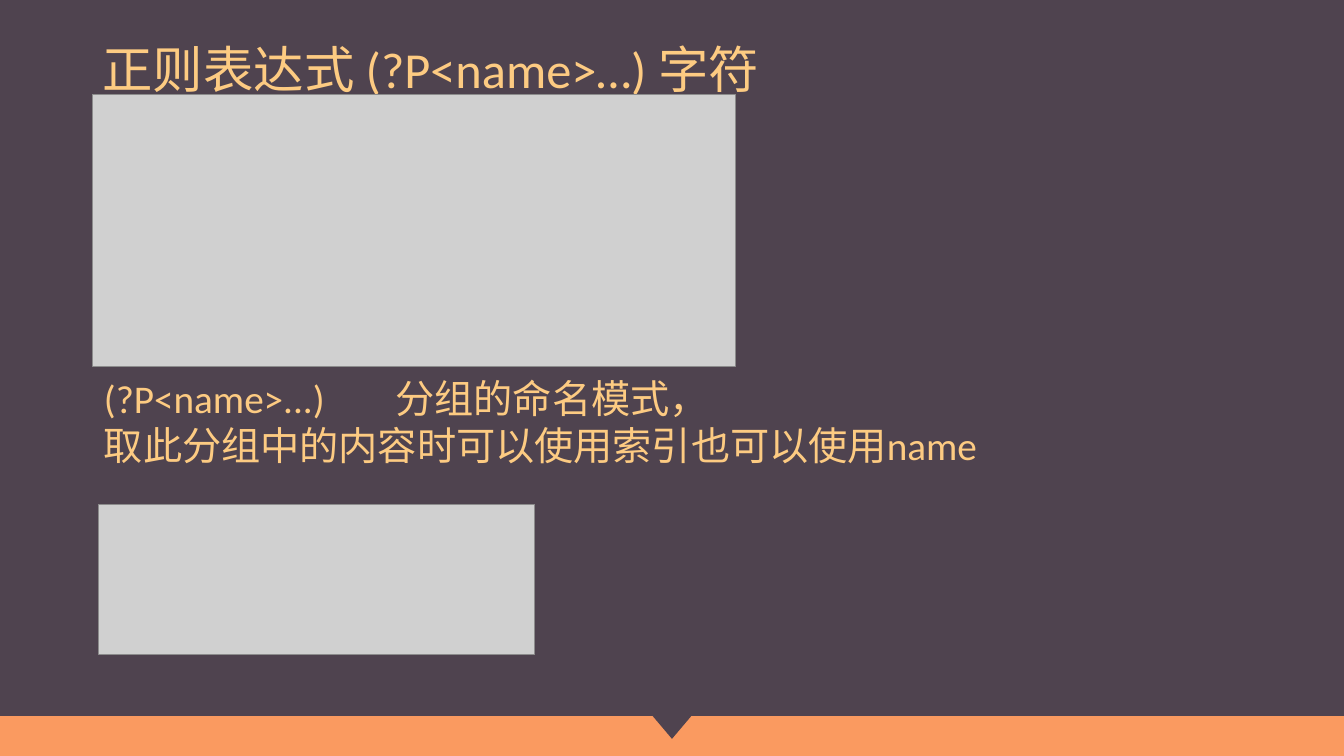
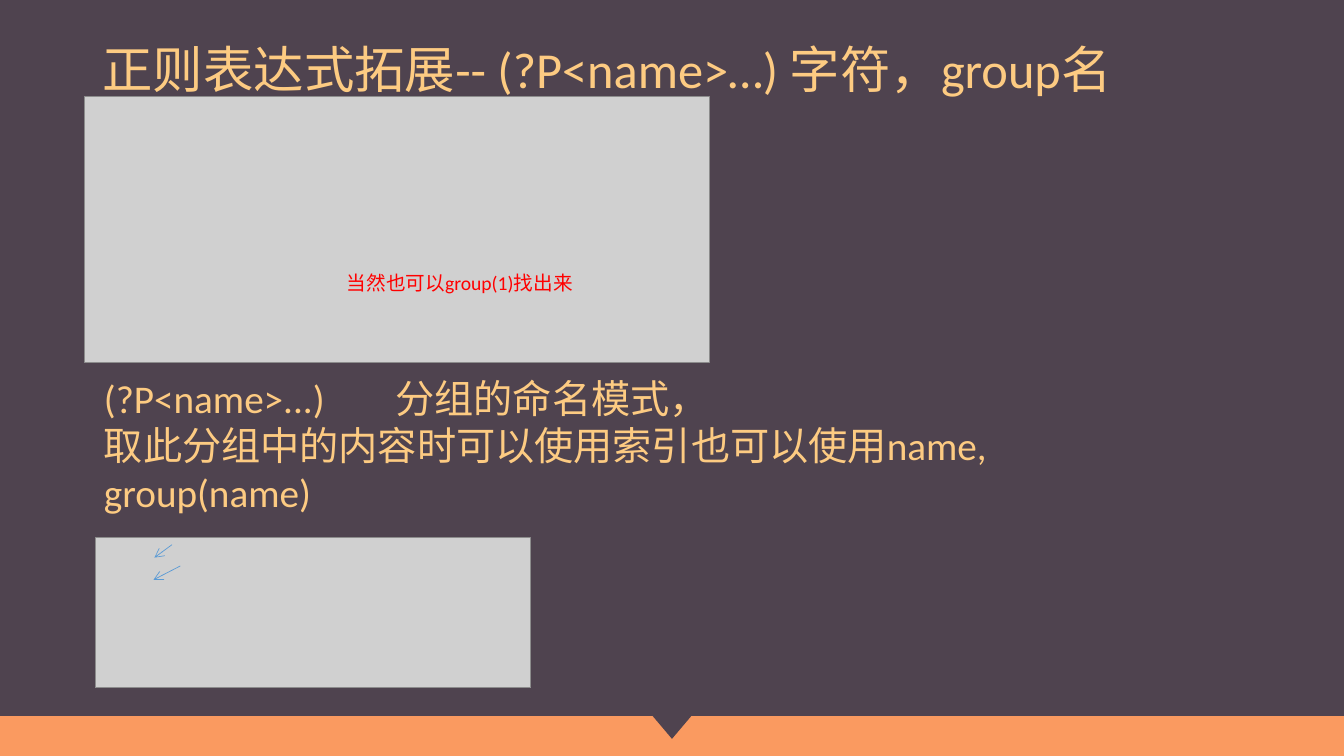
Before and after one commit to Wu-jiaming/-ppt, a slide deck: slide 40 of 正则表达式.pptx (slide 31 before the commit). Drawn at 1344x756 pixels with LibreOffice and Linux fonts; fonts in the diff are those of the drawing; grey boxes stand for pictures. Boxes give left, top, right and bottom in pixels: in the first picture for what was removed or moved away, otherwise in the second. Text is boxed around its words. In the diff, an @@ line names an element or a change of style, - is before the commit and + after.

```diff
--- a/正则表达式.pptx
+++ b/正则表达式.pptx
@@ title at [102,45,1112,101]: text changed @@
-正则表达式 (?P<name>…) 字符
+正则表达式拓展-- (?P<name>…) 字符，group名
@@ picture: place and size @@
-picture at [93,95,736,367]
+picture at [84,96,709,362]
@@ text added at [347,273,573,294], 14 pt, text #FF0000 @@
+当然也可以group(1)找出来
@@ text at [104,427,987,514]: text changed @@
-取此分组中的内容时可以使用索引也可以使用name
+取此分组中的内容时可以使用索引也可以使用name,
+group(name)
@@ picture: place and size @@
-picture at [99,505,534,655]
+picture at [96,538,531,689]
@@ arrow added from (180, 566) to (153, 580), #5B9BD5 0.5 pt @@
@@ arrow added from (172, 544) to (154, 558), #5B9BD5 0.5 pt @@
```
Also in this commit, not shown: 15 other slides changed, 7 slides added, 6 slides removed.
